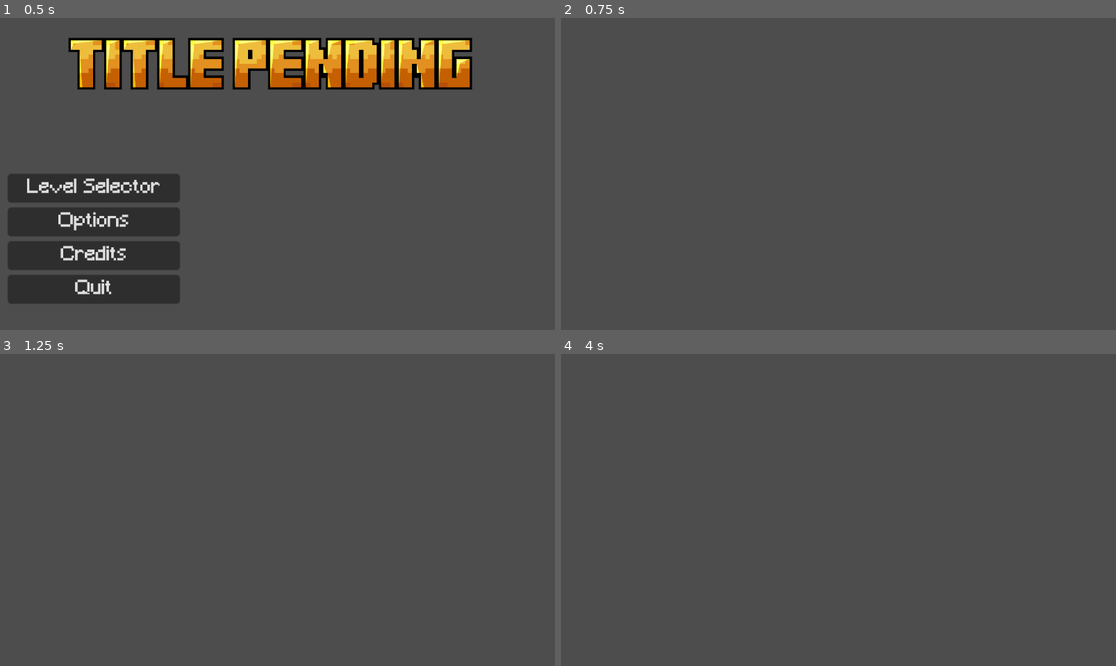
Above: before the commit, frames 1-4 (two rows, left to right).
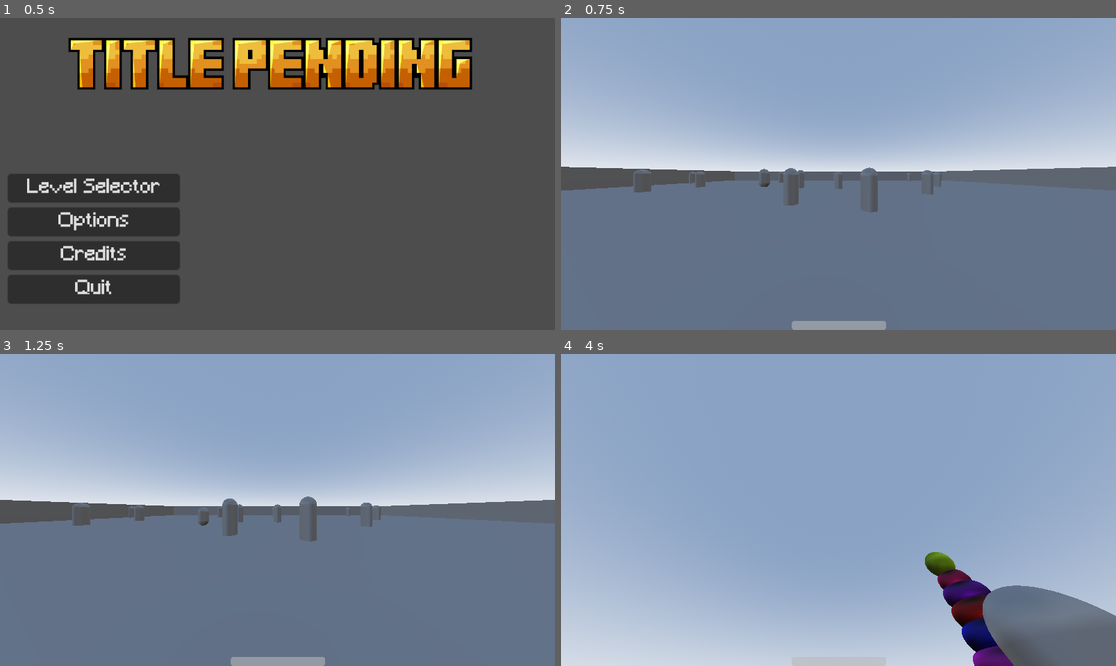
Above: after the commit, the same moments.

Repository: ravewyvern/bad-ideas-game-jam
Game: Godot game, scene res://Scenes/Menus/Main Menu.tscn
The game is run twice, just before and just after one commit, with the same random seed, the same clock (stepped at 60 frames per second) and the same inputs.
Inputs (mouse positions are in pixels of both pictures, inside the frame that each line leads up to):
- Up to frame 1 (0.5 s): no input
- Up to frame 2 (0.75 s): click "Level Selector" at 0.5 s
- Up to frame 3 (1.25 s): no input
- Up to frame 4 (4 s): tap Enter at 1.25, 2.75 s; move the mouse to (960, 494) at 1.27 s; hold , (Move.Right) 1.28-2 s; hold Tab (Toggle.TopView) 1.28-2 s; click (960, 494) at 1.42 s; tap Space (Move.Jump) at 1.52, 2 s; drag from (727, 525) to (810, 572) at 2.02 s; move the mouse to (894, 441) at 2.77 s; hold , (Move.Right) 2.78-3.5 s; hold Tab (Toggle.TopView) 2.78-3.5 s; drag from (810, 572) to (672, 463) at 3.52 s

Frame 1 is identical in both runs. In frame 2, 98% of the frame differs, in the area x 0-100%, y 0-100%; in frame 3, 98%; in frame 4, 100%.

Commit message:
Stack Game

Diff:
--- /dev/null
+++ b/Assets/Models/stack_game.tscn
@@ -0,0 +1,110 @@
+[gd_scene format=3 uid="uid://bylwlafm4f32a"]
+
+[sub_resource type="CylinderMesh" id="CylinderMesh_nqs6g"]
+height = 2.971
+radial_segments = 100
+
+[sub_resource type="StandardMaterial3D" id="StandardMaterial3D_dab70"]
+albedo_color = Color(0.92941177, 0, 0, 1)
+
+[sub_resource type="TorusMesh" id="TorusMesh_gs7hq"]
+
+[sub_resource type="CompressedTexture2D" id="CompressedTexture2D_m7jxa"]
+
+[sub_resource type="StandardMaterial3D" id="StandardMaterial3D_hnhrg"]
+albedo_color = Color(1, 0, 1, 1)
+albedo_texture = SubResource("CompressedTexture2D_m7jxa")
+
+[sub_resource type="CompressedTexture2D" id="CompressedTexture2D_sdh8g"]
+
+[sub_resource type="StandardMaterial3D" id="StandardMaterial3D_xhitf"]
+albedo_color = Color(0, 1, 1, 1)
+albedo_texture = SubResource("CompressedTexture2D_sdh8g")
+
+[sub_resource type="CompressedTexture2D" id="CompressedTexture2D_u202o"]
+
+[sub_resource type="StandardMaterial3D" id="StandardMaterial3D_djm47"]
+albedo_color = Color(0.90466815, 0.29797977, 0, 1)
+albedo_texture = SubResource("CompressedTexture2D_u202o")
+
+[sub_resource type="CompressedTexture2D" id="CompressedTexture2D_q6ni2"]
+
+[sub_resource type="StandardMaterial3D" id="StandardMaterial3D_0e1si"]
+albedo_color = Color(0.58681494, 0.26359025, 0.9575727, 1)
+albedo_texture = SubResource("CompressedTexture2D_q6ni2")
+
+[sub_resource type="CompressedTexture2D" id="CompressedTexture2D_ht4a3"]
+
+[sub_resource type="StandardMaterial3D" id="StandardMaterial3D_5lh4g"]
+albedo_color = Color(1, 1, 0.46666667, 1)
+albedo_texture = SubResource("CompressedTexture2D_ht4a3")
+
+[sub_resource type="CylinderMesh" id="CylinderMesh_5dkau"]
+
+[sub_resource type="CompressedTexture2D" id="CompressedTexture2D_5b6s4"]
+
+[sub_resource type="StandardMaterial3D" id="StandardMaterial3D_jbiig"]
+albedo_color = Color(0.42241505, 0.14528012, 0.09283126, 1)
+albedo_texture = SubResource("CompressedTexture2D_5b6s4")
+
+[sub_resource type="SphereMesh" id="SphereMesh_aikrw"]
+
+[sub_resource type="Gradient" id="Gradient_6ttlq"]
+
+[sub_resource type="GradientTexture2D" id="GradientTexture2D_ia58i"]
+gradient = SubResource("Gradient_6ttlq")
+
+[sub_resource type="StandardMaterial3D" id="StandardMaterial3D_0tcvm"]
+specular_mode = 1
+albedo_color = Color(0.76666665, 1, 0, 1)
+albedo_texture = SubResource("GradientTexture2D_ia58i")
+
+[sub_resource type="CylinderShape3D" id="CylinderShape3D_vlp7w"]
+height = 6.4311523
+
+[node name="Stack Game" type="RigidBody3D" unique_id=768094112]
+
+[node name="Base" type="MeshInstance3D" parent="." unique_id=122789060]
+transform = Transform3D(4.5, 0, 0, 0, 0.086, 0, 0, 0, 4.5, 0, 0, 0)
+rotation_edit_mode = 1
+mesh = SubResource("CylinderMesh_nqs6g")
+surface_material_override/0 = SubResource("StandardMaterial3D_dab70")
+
+[node name="Ring 1" type="MeshInstance3D" parent="." unique_id=1565712907]
+transform = Transform3D(2, 0, 0, 0, 2, 0, 0, 0, 2, 0, 0.50853956, 0)
+mesh = SubResource("TorusMesh_gs7hq")
+surface_material_override/0 = SubResource("StandardMaterial3D_hnhrg")
+
+[node name="Ring 2" type="MeshInstance3D" parent="." unique_id=48681424]
+transform = Transform3D(1.7, 0, 0, 0, 2, 0, 0, 0, 1.7, 0, 1.4606806, 0)
+mesh = SubResource("TorusMesh_gs7hq")
+surface_material_override/0 = SubResource("StandardMaterial3D_xhitf")
+
+[node name="Ring 3" type="MeshInstance3D" parent="." unique_id=1278060335]
+transform = Transform3D(1.5, 0, 0, 0, 2, 0, 0, 0, 1.5, 0, 2.3847666, 0)
+mesh = SubResource("TorusMesh_gs7hq")
+surface_material_override/0 = SubResource("StandardMaterial3D_djm47")
+
+[node name="Ring 4" type="MeshInstance3D" parent="." unique_id=9736935]
+transform = Transform3D(1.3, 0, 0, 0, 2, 0, 0, 0, 1.3, 0, 3.331277, 0)
+mesh = SubResource("TorusMesh_gs7hq")
+surface_material_override/0 = SubResource("StandardMaterial3D_0e1si")
+
+[node name="Ring 5" type="MeshInstance3D" parent="." unique_id=1085403134]
+transform = Transform3D(1, 0, 0, 0, 2, 0, 0, 0, 1, 0, 4.2237363, 0)
+mesh = SubResource("TorusMesh_gs7hq")
+surface_material_override/0 = SubResource("StandardMaterial3D_5lh4g")
+
+[node name="Center" type="MeshInstance3D" parent="." unique_id=1715685661]
+transform = Transform3D(1, 0, 0, 0, 2.5803342, 0, 0, 0, 1, 0, 2.4292586, 0)
+mesh = SubResource("CylinderMesh_5dkau")
+surface_material_override/0 = SubResource("StandardMaterial3D_jbiig")
+
+[node name="MeshInstance3D" type="MeshInstance3D" parent="." unique_id=917266559]
+transform = Transform3D(2, 0, 0, 0, 2, 0, 0, 0, 2, 0, 5.6932125, 0)
+mesh = SubResource("SphereMesh_aikrw")
+surface_material_override/0 = SubResource("StandardMaterial3D_0tcvm")
+
+[node name="CollisionShape3D" type="CollisionShape3D" parent="." unique_id=351464764]
+transform = Transform3D(4.5, 0, 0, 0, 1.1158847, 0, 0, 0, 4.5, 0, 3.4682364, 0)
+shape = SubResource("CylinderShape3D_vlp7w")
--- a/Scenes/Maps/Game.tscn
+++ b/Scenes/Maps/Game.tscn
@@ -5,6 +5,7 @@
 [ext_resource type="PackedScene" uid="uid://bnyeoqhth7m02" path="res://Scenes/Enemy.tscn" id="3_01cpk"]
 [ext_resource type="PackedScene" uid="uid://cs6eq0y3clcge" path="res://Assets/Models/Test-Obstical.tscn" id="4_h5rip"]
 [ext_resource type="PackedScene" uid="uid://mxb5i818y2a" path="res://Assets/Models/Bridge_Test.tscn" id="5_r13up"]
+[ext_resource type="PackedScene" uid="uid://bylwlafm4f32a" path="res://Assets/Models/stack_game.tscn" id="6_fgv2n"]
 
 [node name="Game" type="Node3D" unique_id=1578828073]
 transform = Transform3D(0.99997985, -0.005666307, -0.0028541835, 0.0056724614, 0.9999815, 0.0021514683, 0.0028419334, -0.002167624, 0.9999936, 0, 0, 0)
@@ -97,3 +98,6 @@
 
 [node name="Bridge_Test" parent="Obstical_test/Bridge_Test" unique_id=1795060140 instance=ExtResource("5_r13up")]
 transform = Transform3D(1, 0, 0, 0, 1, 0, 0, 0, 1, -0.80628633, -0.0093096495, 7.5089464)
+
+[node name="Stack Game" parent="." unique_id=768094112 instance=ExtResource("6_fgv2n")]
+transform = Transform3D(2, 0, 0, 0, 2, 0, 0, 0, 2, 18.413847, 2.7811975, 20.532808)
--- a/Scripts/menus/main_menu.gd
+++ b/Scripts/menus/main_menu.gd
@@ -8,7 +8,7 @@
 
 func _on_level_button_down() -> void:
 	# load into main game, should eventually open a menu to select which level to play
-	get_tree().change_scene_to_file("res://Scenes/Maps/Level_1.tscn")
+	get_tree().change_scene_to_file("res://Scenes/Maps/Game.tscn")
 
 func _on_options_button_down() -> void:
 	 # many add options menu eventually? if not just delete this and the button
